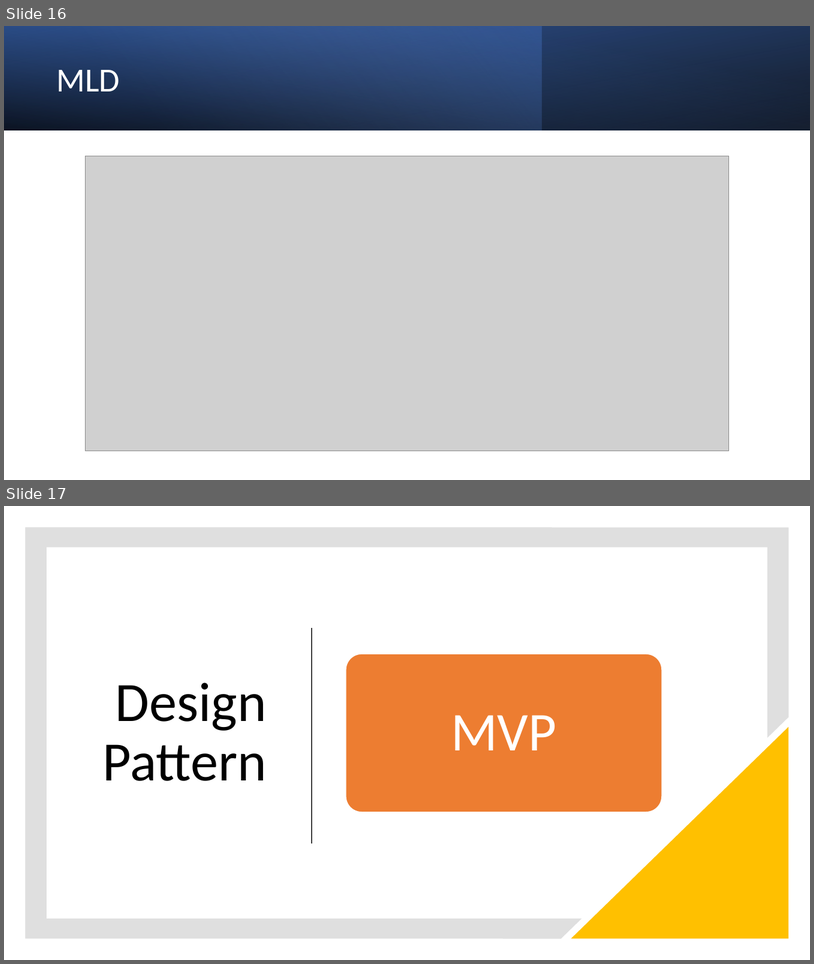
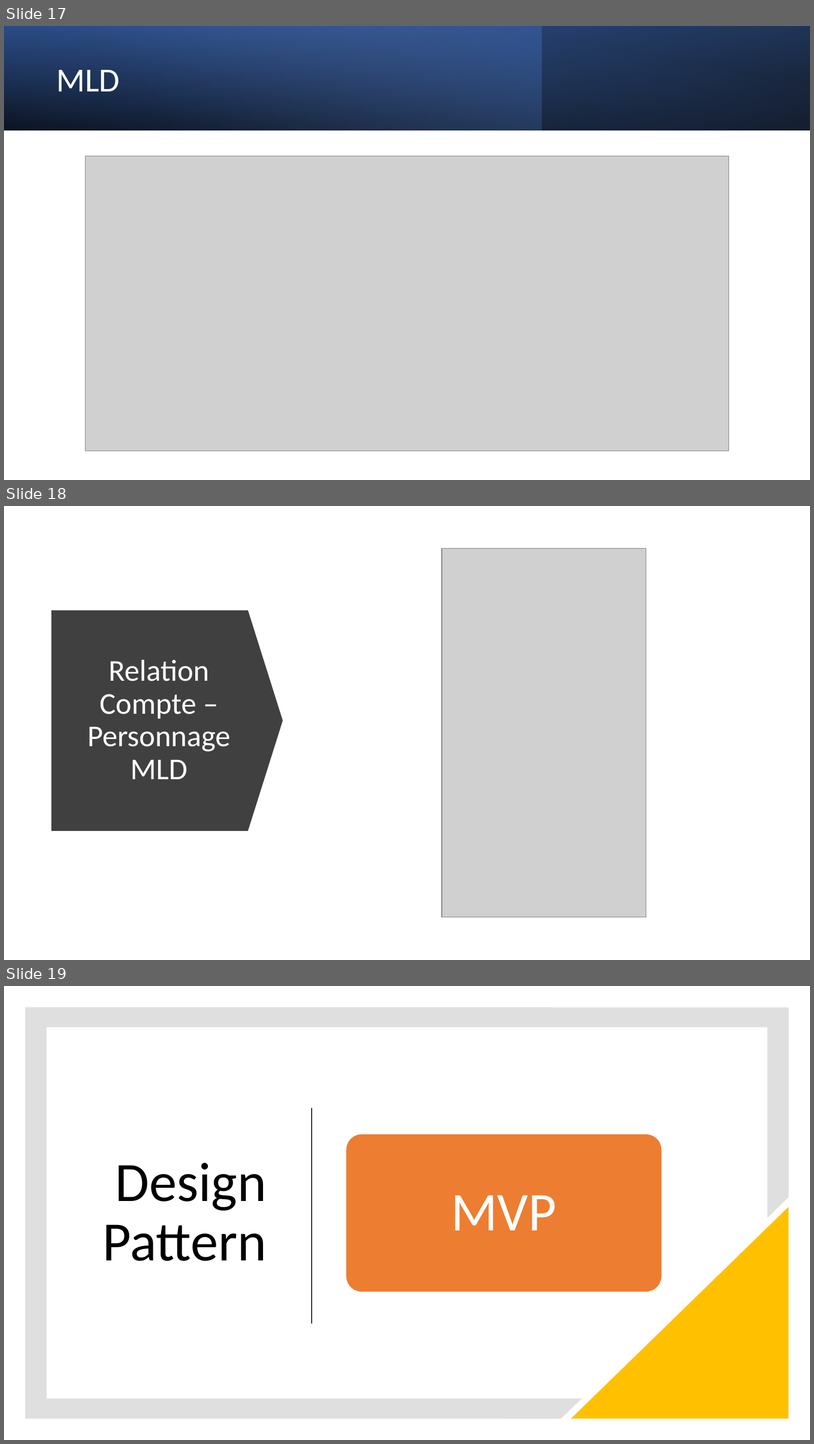
Before and after one commit to KrouriB/ProjetFightingGame, a slide deck: The Litlle Fighting.pptx. Shown one above the other, each under a label of ours: slides 16 and 17 before the commit, slides 17, 18 and 19 after it. The pictures are 814x964 and 814x1444 pixels, drawn with LibreOffice and Linux fonts; fonts in the diff are those of the drawing; grey boxes stand for pictures. Boxes give left, top, right and bottom in pixels: in the first picture for what was removed or moved away, otherwise in the second. Text is boxed around its words. In the diff, an @@ line names an element or a change of style, - is before the commit and + after.

```diff
--- a/The Litlle Fighting.pptx
+++ b/The Litlle Fighting.pptx
@@ slide 18 added at [4,506,810,960], background #FFFFFF @@
@@ picture added at [442,549,647,917] @@
@@ down arrow added at [52,610,284,831], fill #404040 @@
@@ title added at [87,660,230,779], 36 pt, text #FFFFFF @@
+Relation Compte – Personnage MLD
@@ what was slide 16 is now slide 17 @@
@@ what was slide 17 is now slide 19 @@
```
Also in this commit, not shown: 2 slides changed, 7 other slides added, 2 slides removed, 1 other file.
